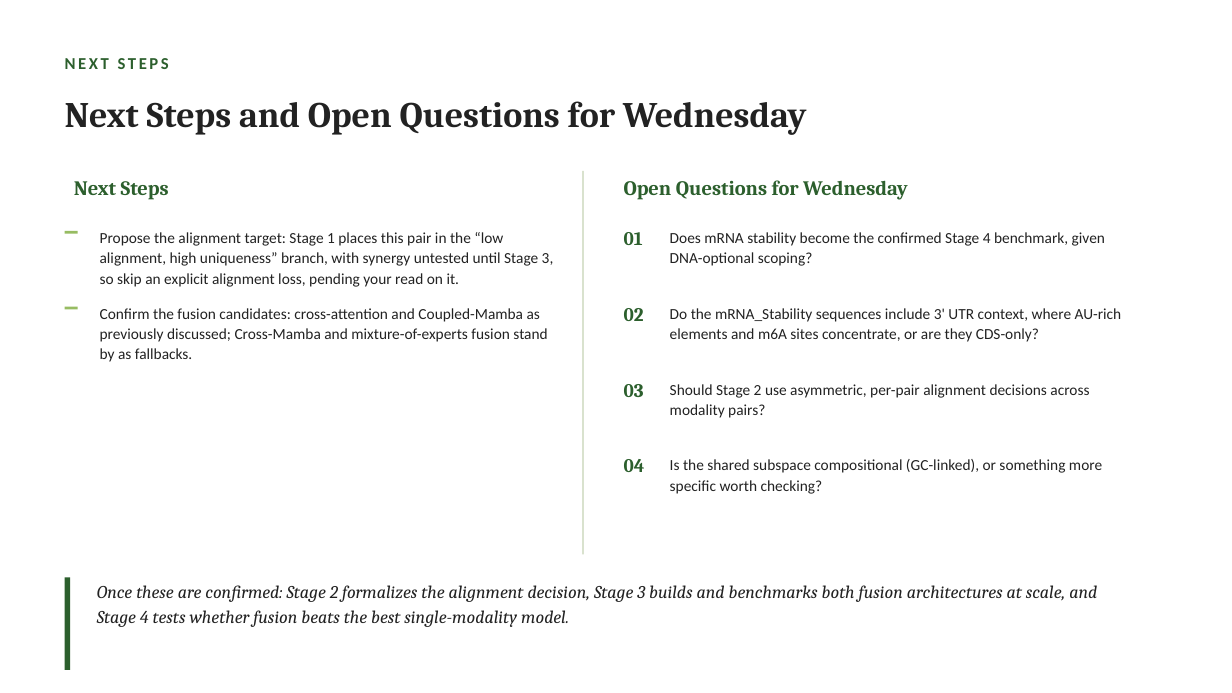
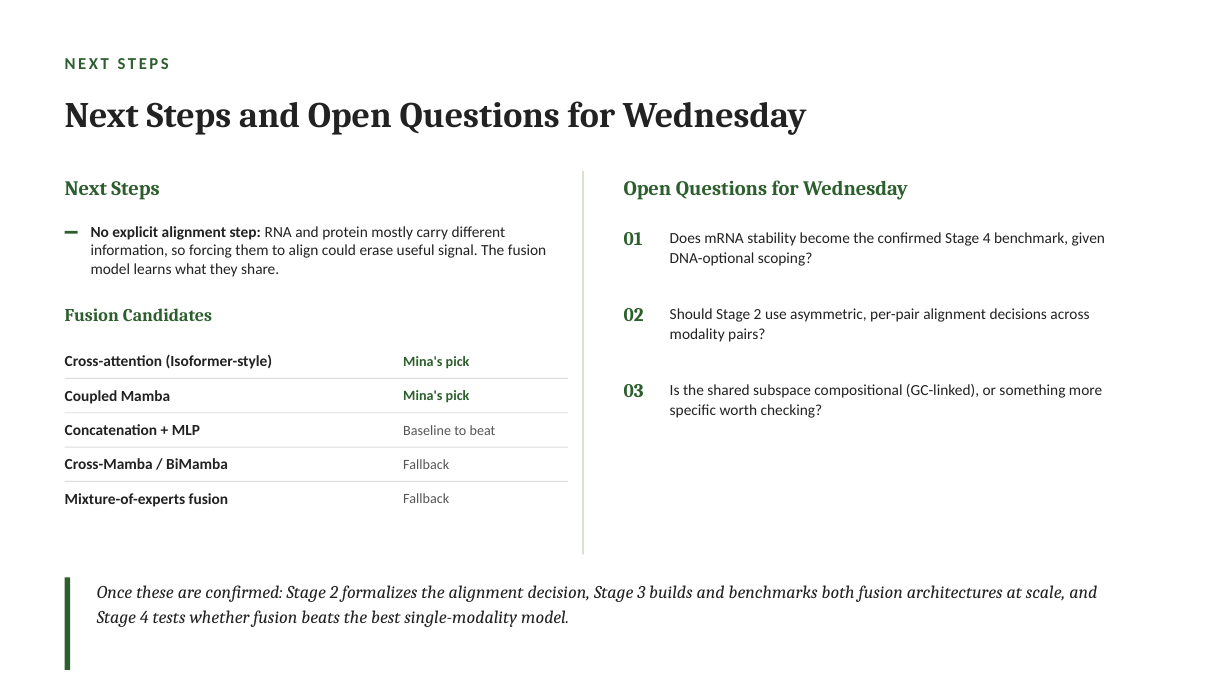
Before and after one commit to jtmckinley4/RNA-Protein-Multimodal-Fusion, a slide deck: slide 6 of Notes/Mina_Meeting_Slides_2026-09-23.pptx. Drawn at 1232x693 pixels with LibreOffice and Linux fonts; fonts in the diff are those of the drawing. Boxes give left, top, right and bottom in pixels: in the first picture for what was removed or moved away, otherwise in the second. Text is boxed around its words. In the diff, an @@ line names an element or a change of style, - is before the commit and + after.

```diff
--- a/Notes/Mina_Meeting_Slides_2026-09-23.pptx
+++ b/Notes/Mina_Meeting_Slides_2026-09-23.pptx
@@ text "Next Steps": place and size @@
-text "Next Steps" at box(74, 181, 169, 200)
+text "Next Steps" at box(65, 181, 159, 200)
@@ rectangle at box(65, 231, 78, 234): fill #97BC62 to #2C5F2D @@
@@ text at box(91, 226, 547, 277): text changed @@
-Propose the alignment target: Stage 1 places this pair in the “low alignment, high uniqueness” branch, with synergy untested until Stage 3, so skip an explicit alignment loss, pending your read on it.
+No explicit alignment step: RNA and protein mostly carry different information, so forcing them to align could erase useful signal. The fusion model learns what they share.
@@ text "Should Stage 2 use asymmetric, ...": place and size @@
-text "Should Stage 2 use asymmetric, ..." at box(670, 384, 1089, 418)
+text "Should Stage 2 use asymmetric, ..." at box(670, 308, 1089, 342)
@@ rectangle removed at box(65, 307, 78, 310) @@
@@ text added at box(65, 308, 212, 321), 14 pt, text #2C5F2D, bold @@
+Fusion Candidates
@@ text removed at box(100, 308, 547, 362) @@
-Confirm the fusion candidates: cross-attention and Coupled-Mamba as previously discussed; Cross-Mamba and mixture-of-experts fusion stand by as fallbacks.
@@ text removed at box(670, 308, 1122, 342) @@
-Do the mRNA_Stability sequences include 3' UTR context, where AU-rich elements and m6A sites concentrate, or are they CDS-only?
@@ text added at box(65, 354, 273, 369), 12 pt, text #222222, bold @@
+Cross-attention (Isoformer-style)
@@ text added at box(403, 356, 470, 369), 11 pt, text #2C5F2D, bold @@
+Mina's pick
@@ rectangle added at box(65, 378, 568, 379), fill #DDDDDD @@
@@ text "Is the shared subspace compositional ...": place and size @@
-text "Is the shared subspace compositional ..." at box(670, 459, 1102, 494)
+text "Is the shared subspace compositional ..." at box(670, 384, 1102, 418)
@@ text added at box(65, 390, 170, 404), 12 pt, text #222222, bold @@
+Coupled Mamba
@@ rectangle added at box(65, 412, 568, 413), fill #DDDDDD @@
@@ text added at box(403, 390, 470, 403), 11 pt, text #2C5F2D, bold @@
+Mina's pick
@@ text added at box(65, 424, 200, 435), 12 pt, text #222222, bold @@
+Concatenation + MLP
@@ rectangle added at box(65, 446, 568, 447), fill #DDDDDD @@
@@ text added at box(403, 425, 496, 435), 11 pt, text #555555 @@
+Baseline to beat
@@ text added at box(65, 458, 228, 469), 12 pt, text #222222, bold @@
+Cross-Mamba / BiMamba
@@ text added at box(403, 459, 449, 469), 11 pt, text #555555 @@
+Fallback
@@ text removed at box(624, 459, 645, 472) @@
-04
@@ rectangle added at box(65, 482, 568, 482), fill #DDDDDD @@
@@ text added at box(65, 493, 229, 507), 12 pt, text #222222, bold @@
+Mixture-of-experts fusion
@@ text added at box(403, 493, 449, 503), 11 pt, text #555555 @@
+Fallback
```
Also in this commit, not shown: 1 other file.
